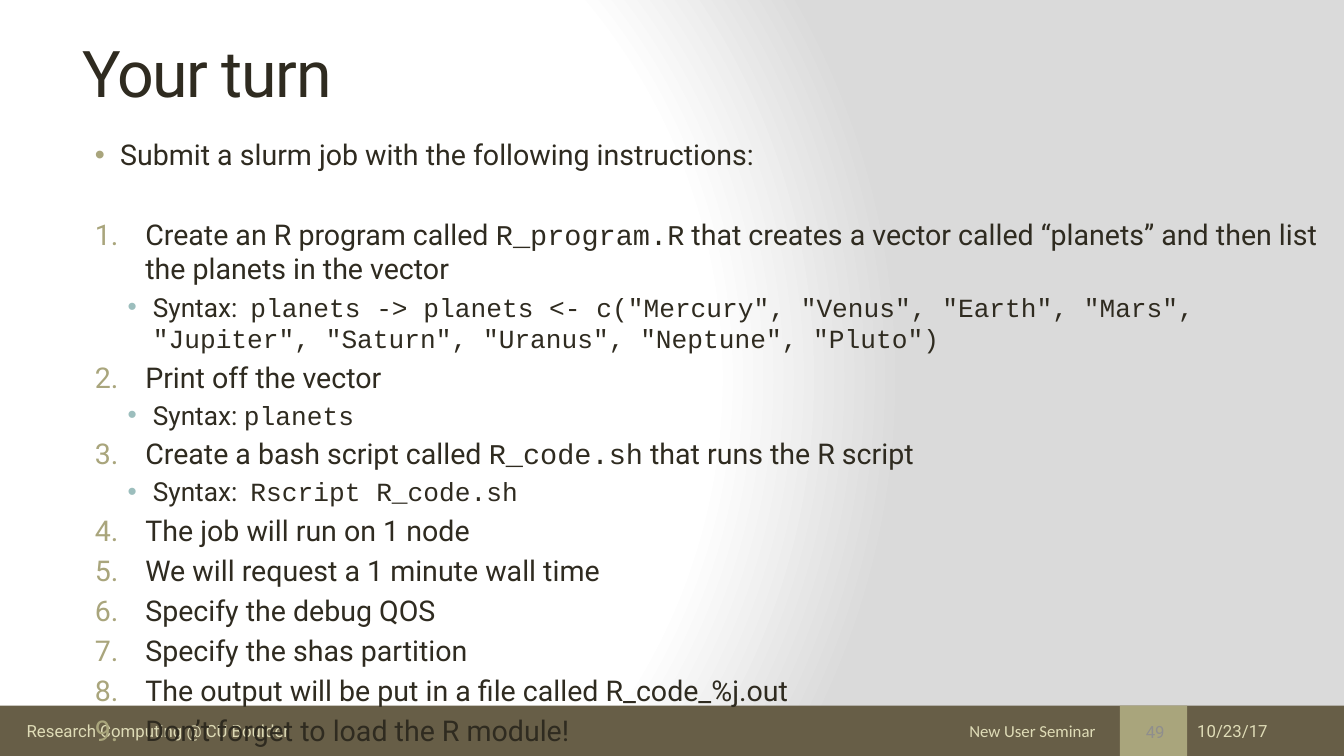
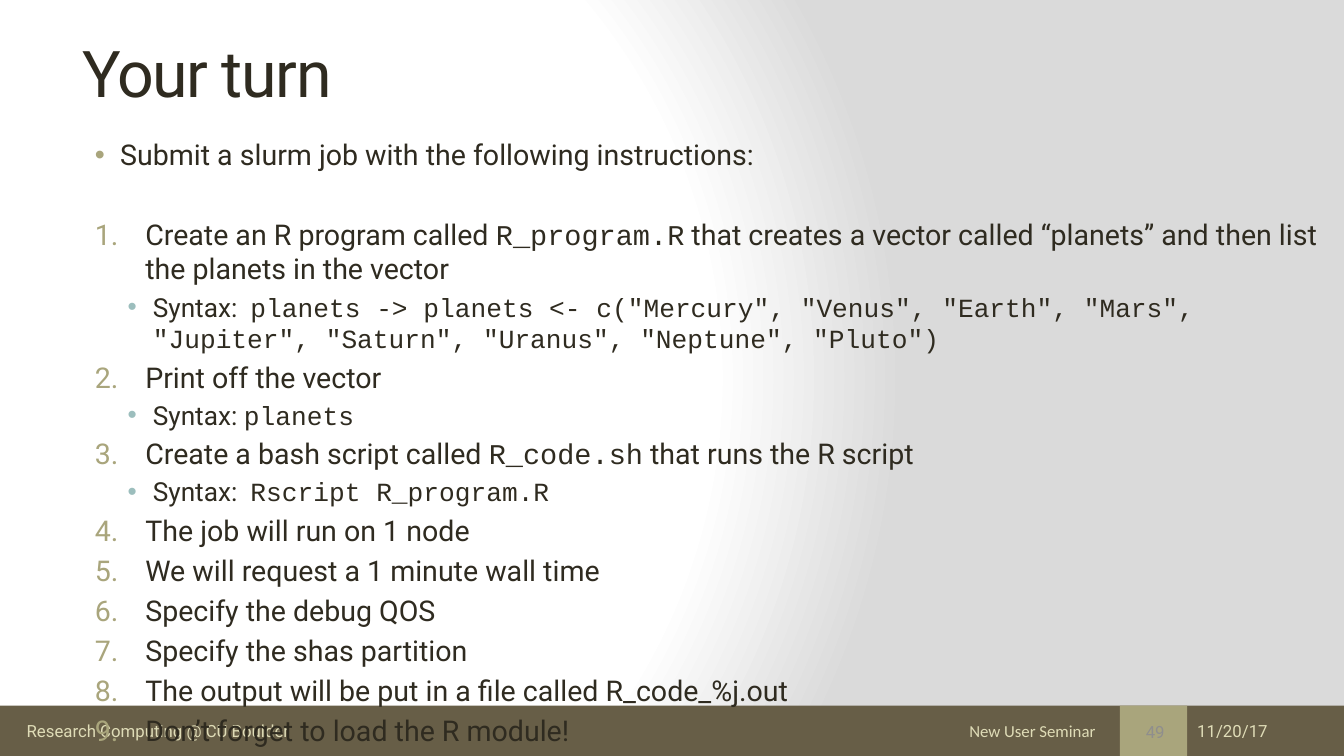
Before and after one commit to ResearchComputing/New_User_Seminar, a slide deck: slide 49 of rc_new_user_seminar_2017.pptx. Drawn at 1344x756 pixels with LibreOffice and Linux fonts; fonts in the diff are those of the drawing. Boxes give left, top, right and bottom in pixels: in the first picture for what was removed or moved away, otherwise in the second. Text is boxed around its words. In the diff, an @@ line names an element or a change of style, - is before the commit and + after.

```diff
--- a/rc_new_user_seminar_2017.pptx
+++ b/rc_new_user_seminar_2017.pptx
@@ text at bbox=[153, 482, 549, 507]: text changed @@
-  • Syntax: Rscript R_code.sh
+  • Syntax: Rscript R_program.R
@@ text at bbox=[1197, 725, 1267, 738]: text changed @@
-10/23/17
+11/20/17
```
Also in this commit, not shown: 54 other slides changed, 1 other file.
